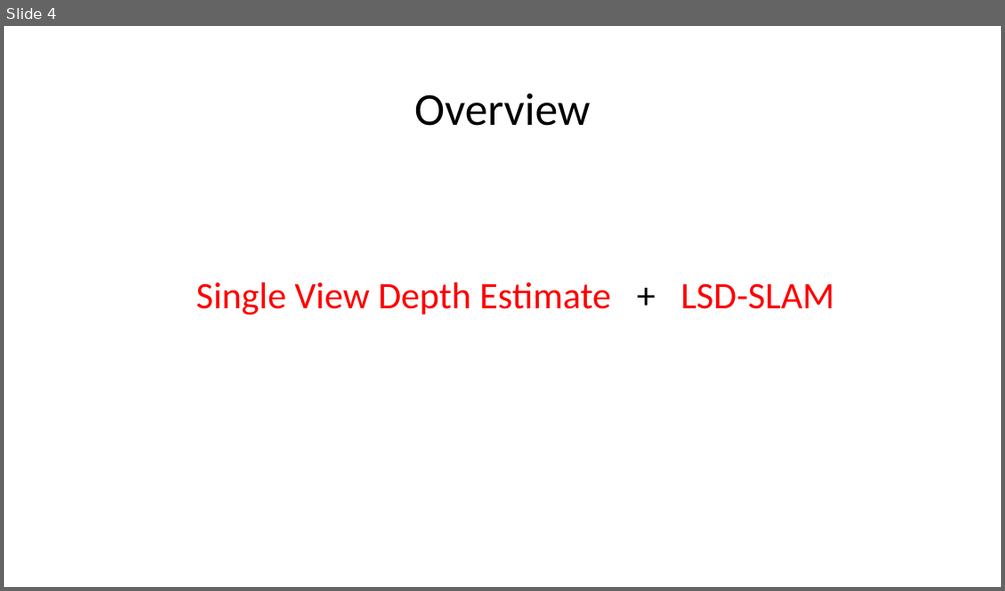
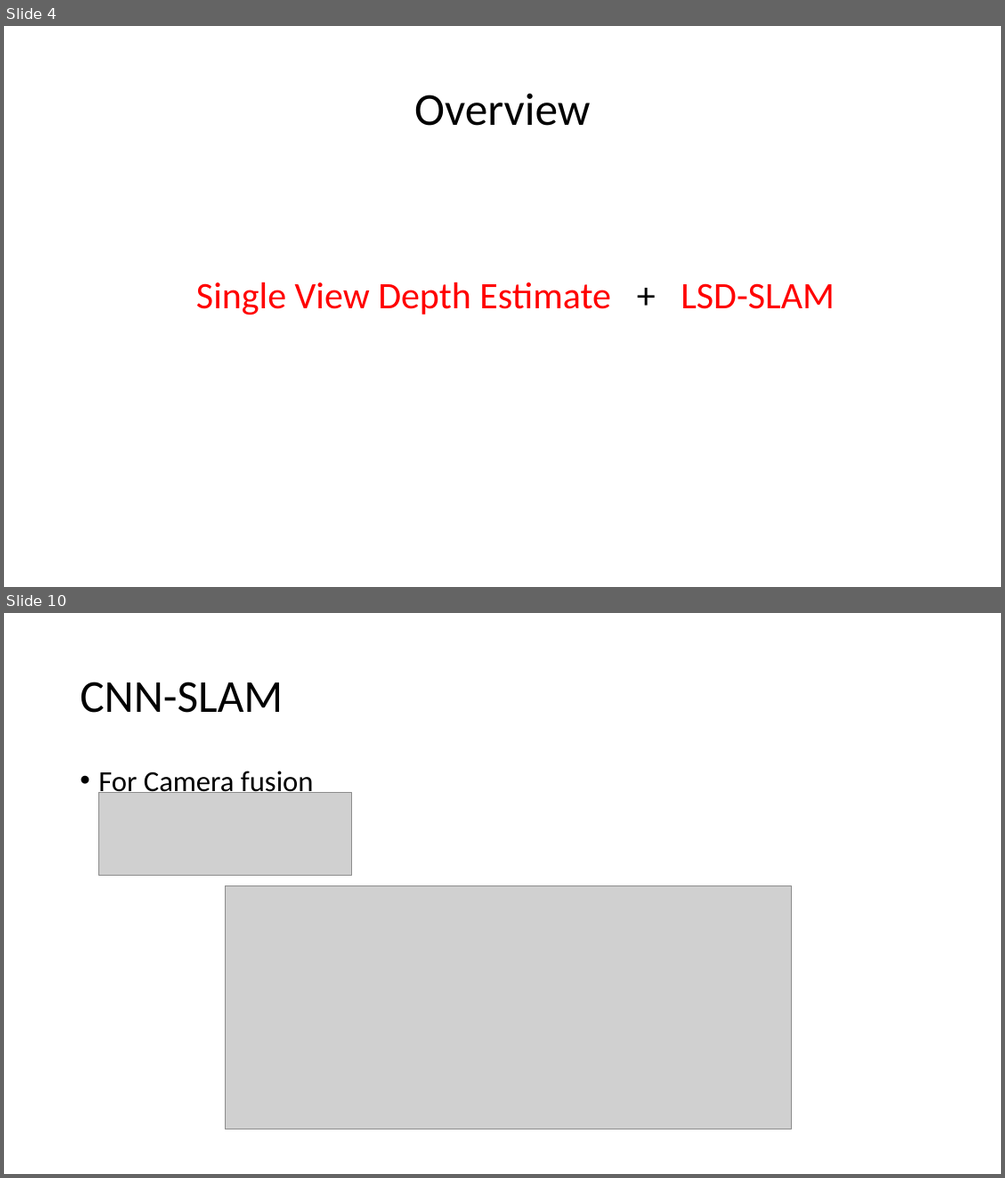
Before and after one commit to fuenwang/Meeting, a slide deck: 3D Driving Car/meet_1016.pptx. Shown one above the other, each under a label of ours: slide 4 before the commit, slides 4 and 10 after it; the slides between them are not shown. The pictures are 1005x591 and 1005x1178 pixels, drawn with LibreOffice and Linux fonts; fonts in the diff are those of the drawing; grey boxes stand for pictures. Boxes give left, top, right and bottom in pixels: in the first picture for what was removed or moved away, otherwise in the second. Text is boxed around its words. In the diff, an @@ line names an element or a change of style, - is before the commit and + after.

```diff
--- a/3D Driving Car/meet_1016.pptx
+++ b/3D Driving Car/meet_1016.pptx
@@ slide 10 added at [4, 613, 1001, 1174], background #FFFFFF @@
@@ title added at [80, 682, 283, 713], 44 pt, text #000000 @@
+CNN-SLAM
@@ text added at [98, 771, 314, 798], 28 pt, text #000000 @@
+• For Camera fusion
@@ picture added at [99, 793, 352, 875] @@
@@ picture added at [226, 886, 792, 1129] @@
```
Also in this commit, not shown: 1 slide changed, 8 other slides added.
